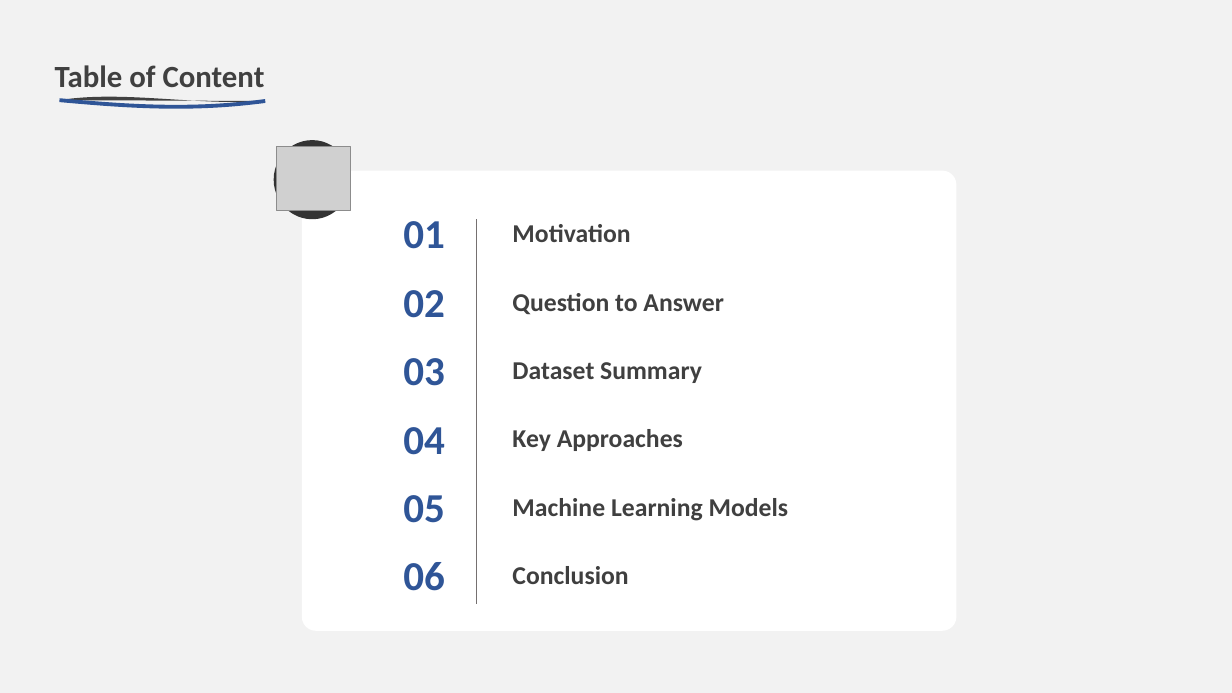
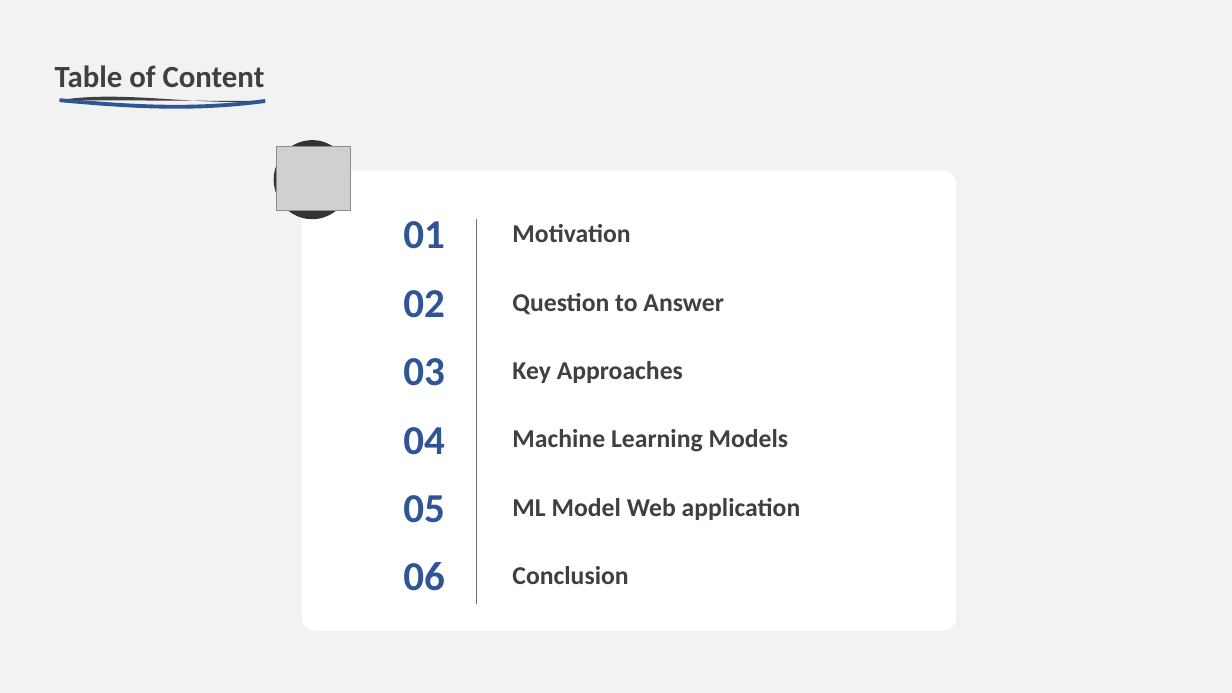
Before and after one commit to hej6853/Rowdy_Rooster_Project3, a slide deck: slide 2 of Factfulness_FINAL.pptx. Drawn at 1232x693 pixels with LibreOffice and Linux fonts; fonts in the diff are those of the drawing; grey boxes stand for pictures. Boxes give left, top, right and bottom in pixels: in the first picture for what was removed or moved away, otherwise in the second. Text is boxed around its words. In the diff, an @@ line names an element or a change of style, - is before the commit and + after.

```diff
--- a/Factfulness_FINAL.pptx
+++ b/Factfulness_FINAL.pptx
@@ text "Key Approaches": place and size @@
-text "Key Approaches" at <box>512,429,683,451</box>
+text "Key Approaches" at <box>512,361,683,383</box>
@@ text removed at <box>512,362,702,383</box> @@
-Dataset Summary
@@ text "Machine Learning Models": place and size @@
-text "Machine Learning Models" at <box>512,498,789,521</box>
+text "Machine Learning Models" at <box>512,429,789,452</box>
@@ text added at <box>512,498,801,520</box>, 20 pt, text #3F3F3F, bold @@
+ML Model Web application
```
Also in this commit, not shown: 5 other slides changed, 6 slides added, 11 slides removed, 8 other files.
